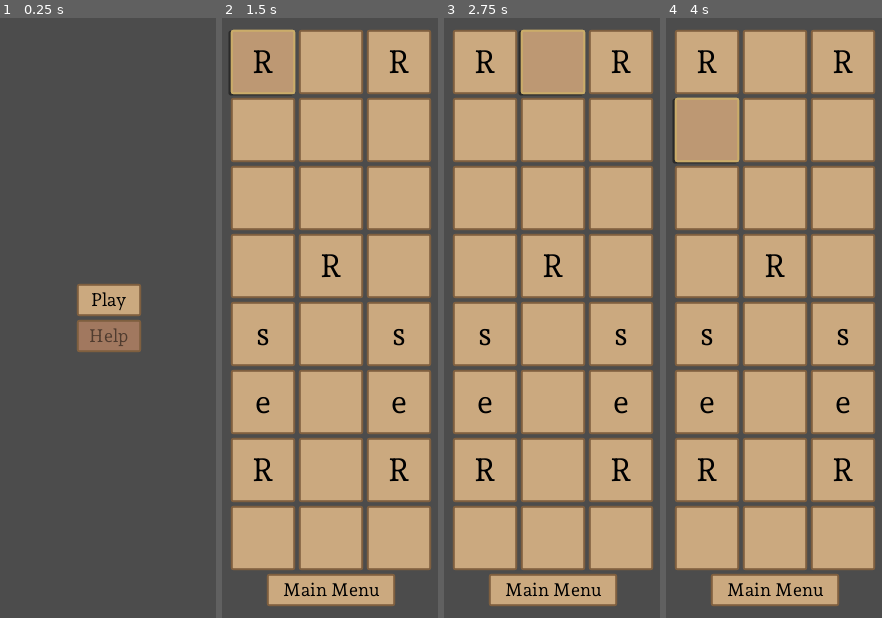
Above: before the commit, frames 1-4 (left to right).
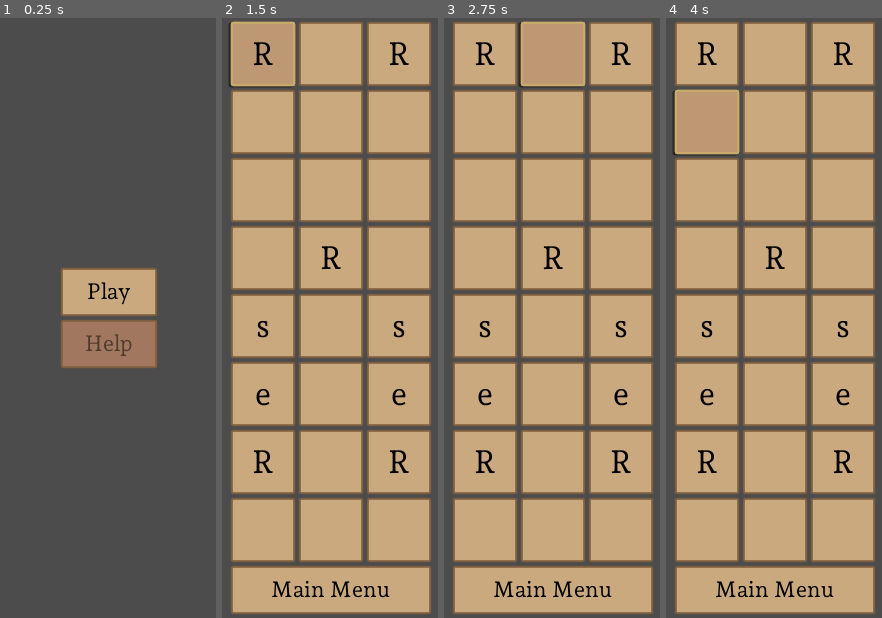
Above: after the commit, the same moments.

Repository: rschubkegel/ur-godot
Game: Godot game, scene res://nodes/Root.tscn
Two runs of this game, one before a commit and one after it. Both use one fixed random seed, a clock stepped at 60 frames per second and the inputs below.
Inputs (mouse positions are in pixels of both pictures, inside the frame that each line leads up to):
- Up to frame 1 (0.25 s): no input
- Up to frame 2 (1.5 s): click "Play" at 0.5 s; click "R" at 1.25 s
- Up to frame 3 (2.75 s): click (552, 60) at 2.02 s
- Up to frame 4 (4 s): click "R" at 2.75 s; click (707, 132) at 3.52 s

The runs differ from the first frame. In frame 1, 4.9% of the frame differs, in the area x 28-73%, y 41-59%; in frame 2, 25%, in the area x 3-97%, y 0-100%; in frame 3, 25%; in frame 4, 25%.

Commit message:
Increased UI font size

Diff:
--- a/nodes/Game.tscn
+++ b/nodes/Game.tscn
@@ -23,9 +23,9 @@
 }
 
 [node name="cols1" type="HBoxContainer" parent="rows"]
-margin_top = 12.0
-margin_right = 300.0
-margin_bottom = 76.0
+margin_top = 4.0
+margin_right = 300.0
+margin_bottom = 68.0
 theme = ExtResource( 2 )
 alignment = 1
 
@@ -66,9 +66,9 @@
 text = "R"
 
 [node name="cols2" type="HBoxContainer" parent="rows"]
-margin_top = 80.0
-margin_right = 300.0
-margin_bottom = 144.0
+margin_top = 72.0
+margin_right = 300.0
+margin_bottom = 136.0
 theme = ExtResource( 2 )
 alignment = 1
 
@@ -107,9 +107,9 @@
 text = " "
 
 [node name="cols3" type="HBoxContainer" parent="rows"]
-margin_top = 148.0
-margin_right = 300.0
-margin_bottom = 212.0
+margin_top = 140.0
+margin_right = 300.0
+margin_bottom = 204.0
 theme = ExtResource( 2 )
 alignment = 1
 
@@ -148,9 +148,9 @@
 text = " "
 
 [node name="cols4" type="HBoxContainer" parent="rows"]
-margin_top = 216.0
-margin_right = 300.0
-margin_bottom = 280.0
+margin_top = 208.0
+margin_right = 300.0
+margin_bottom = 272.0
 theme = ExtResource( 2 )
 alignment = 1
 
@@ -190,9 +190,9 @@
 text = " "
 
 [node name="cols5" type="HBoxContainer" parent="rows"]
-margin_top = 284.0
-margin_right = 300.0
-margin_bottom = 348.0
+margin_top = 276.0
+margin_right = 300.0
+margin_bottom = 340.0
 theme = ExtResource( 2 )
 alignment = 1
 
@@ -233,9 +233,9 @@
 text = "s"
 
 [node name="cols6" type="HBoxContainer" parent="rows"]
-margin_top = 352.0
-margin_right = 300.0
-margin_bottom = 416.0
+margin_top = 344.0
+margin_right = 300.0
+margin_bottom = 408.0
 theme = ExtResource( 2 )
 alignment = 1
 
@@ -279,9 +279,9 @@
 text = "e"
 
 [node name="cols7" type="HBoxContainer" parent="rows"]
-margin_top = 420.0
-margin_right = 300.0
-margin_bottom = 484.0
+margin_top = 412.0
+margin_right = 300.0
+margin_bottom = 476.0
 theme = ExtResource( 2 )
 alignment = 1
 
@@ -322,9 +322,9 @@
 text = "R"
 
 [node name="cols8" type="HBoxContainer" parent="rows"]
-margin_top = 488.0
-margin_right = 300.0
-margin_bottom = 552.0
+margin_top = 480.0
+margin_right = 300.0
+margin_bottom = 544.0
 theme = ExtResource( 2 )
 alignment = 1
 
@@ -363,16 +363,16 @@
 text = " "
 
 [node name="actions" type="HBoxContainer" parent="rows"]
-margin_top = 556.0
-margin_right = 300.0
-margin_bottom = 588.0
+margin_top = 548.0
+margin_right = 300.0
+margin_bottom = 596.0
 theme = ExtResource( 2 )
 alignment = 1
 
 [node name="menu_button" type="Button" parent="rows/actions"]
-margin_left = 86.0
-margin_right = 214.0
-margin_bottom = 32.0
-rect_min_size = Vector2( 128, 32 )
+margin_left = 50.0
+margin_right = 250.0
+margin_bottom = 48.0
+rect_min_size = Vector2( 200, 48 )
 theme = ExtResource( 3 )
 text = "Main Menu"
--- a/nodes/Root.tscn
+++ b/nodes/Root.tscn
@@ -25,8 +25,8 @@
 }
 
 [node name="VBoxContainer" type="VBoxContainer" parent="menu/HBoxContainer"]
-margin_left = 118.0
-margin_right = 182.0
+margin_left = 102.0
+margin_right = 198.0
 margin_bottom = 600.0
 alignment = 1
 __meta__ = {
@@ -34,10 +34,10 @@
 }
 
 [node name="play_button" type="Button" parent="menu/HBoxContainer/VBoxContainer"]
-margin_top = 266.0
-margin_right = 64.0
+margin_top = 250.0
+margin_right = 96.0
 margin_bottom = 298.0
-rect_min_size = Vector2( 64, 32 )
+rect_min_size = Vector2( 96, 48 )
 theme = ExtResource( 3 )
 text = "Play"
 __meta__ = {
@@ -46,9 +46,9 @@
 
 [node name="help_button" type="Button" parent="menu/HBoxContainer/VBoxContainer"]
 margin_top = 302.0
-margin_right = 64.0
-margin_bottom = 334.0
-rect_min_size = Vector2( 64, 32 )
+margin_right = 96.0
+margin_bottom = 350.0
+rect_min_size = Vector2( 96, 48 )
 theme = ExtResource( 3 )
 disabled = true
 text = "Help"
--- a/styles/UI_Style.tres
+++ b/styles/UI_Style.tres
@@ -57,7 +57,7 @@
 shadow_color = Color( 0, 0, 0, 0.25098 )
 
 [sub_resource type="DynamicFont" id=5]
-size = 18
+size = 22
 use_filter = true
 font_data = ExtResource( 1 )
 
